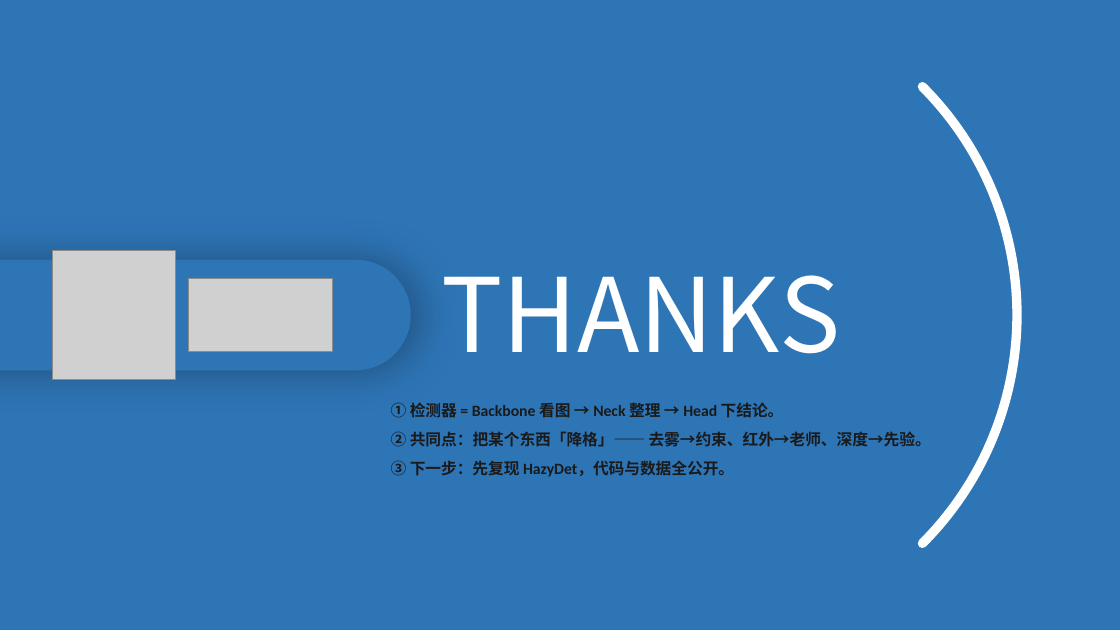
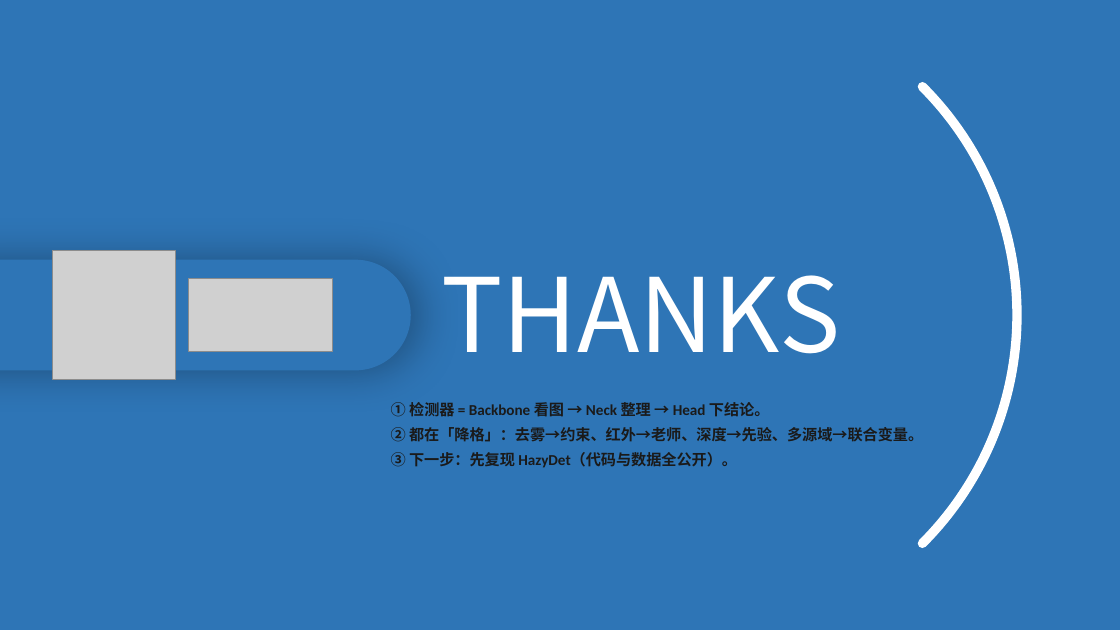
Before and after one commit to 139876/paper-notes, a slide deck: slide 17 of 论文精读/3-HazyDet精读/附件/四篇论文-组会汇报.pptx. Drawn at 1120x630 pixels with LibreOffice and Linux fonts; fonts in the diff are those of the drawing; grey boxes stand for pictures. Boxes give left, top, right and bottom in pixels: in the first picture for what was removed or moved away, otherwise in the second. Text is boxed around its words. In the diff, an @@ line names an element or a change of style, - is before the commit and + after.

```diff
--- a/论文精读/3-HazyDet精读/附件/四篇论文-组会汇报.pptx
+++ b/论文精读/3-HazyDet精读/附件/四篇论文-组会汇报.pptx
@@ text at [391, 400, 770, 420]: size 13.5 to 13 pt in "① 检测器 = Backbone 看图 → Neck ..."; less space between paragraphs @@
@@ text at [391, 427, 923, 468]: text changed; size 13.5 to 13 pt @@
-② 共同点：把某个东西「降格」—— 去雾→约束、红外→老师、深度→先验。
-③ 下一步：先复现 HazyDet，代码与数据全公开。
+② 都在「降格」：去雾→约束、红外→老师、深度→先验、多源域→联合变量。
+③ 下一步：先复现 HazyDet（代码与数据全公开）。
```
Also in this commit, not shown: 11 other slides changed.
